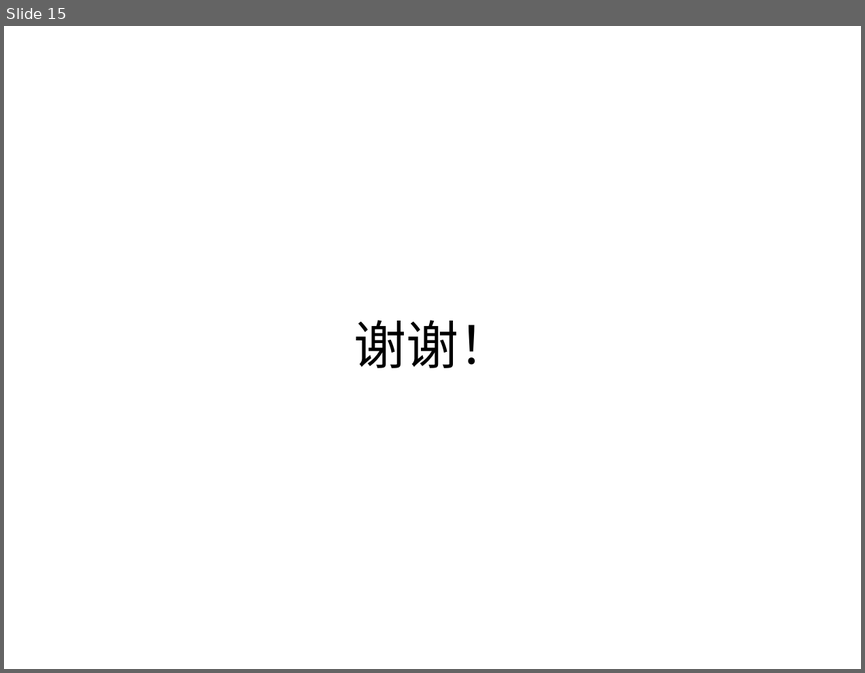
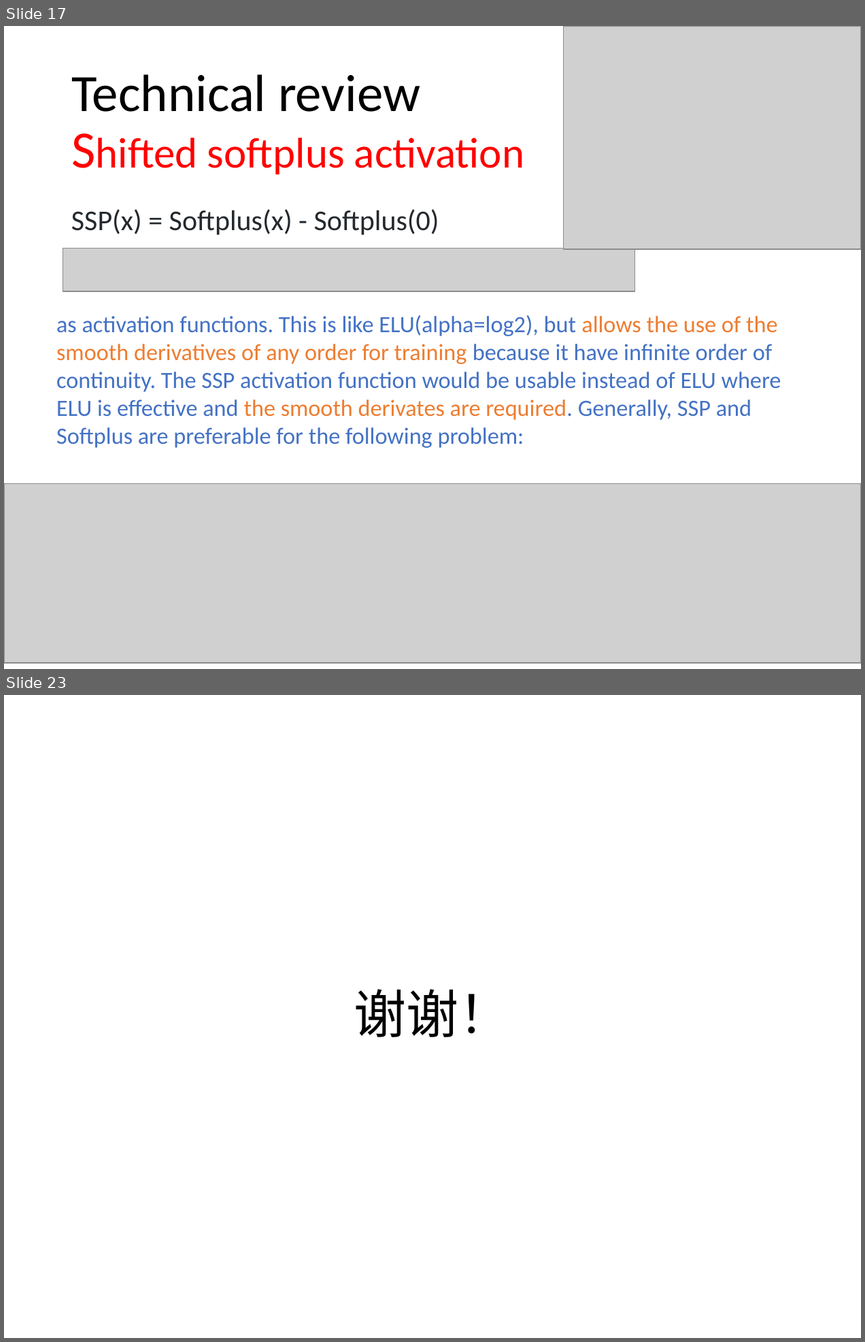
Before and after one commit to jiaweile/discussion-hpc-ai, a slide deck: LearningMaterials/week5/SchNet.pptx. Shown one above the other, each under a label of ours: slide 15 before the commit, slides 17 and 23 after it; the slides between them are not shown. The pictures are 865x673 and 865x1342 pixels, drawn with LibreOffice and Linux fonts; fonts in the diff are those of the drawing; grey boxes stand for pictures. Boxes give left, top, right and bottom in pixels: in the first picture for what was removed or moved away, otherwise in the second. Text is boxed around its words. In the diff, an @@ line names an element or a change of style, - is before the commit and + after.

```diff
--- a/LearningMaterials/week5/SchNet.pptx
+++ b/LearningMaterials/week5/SchNet.pptx
@@ slide 17 added at [4,26,861,669], background #FFFFFF @@
@@ picture added at [564,26,861,249] @@
@@ title added at [71,74,524,174], 36 pt, text #FF0000 @@
+Technical review
+Shifted softplus activation
@@ text added at [71,209,439,235], 24 pt, text #24292E @@
+SSP(x) = Softplus(x) - Softplus(0)
@@ picture added at [63,248,634,292] @@
@@ text added at [56,315,781,448], 19.6 pt, text #4472C4 @@
+as activation functions. This is like ELU(alpha=log2), but allows the use of the smooth derivatives of any order for training because it have infinite order of continuity. The SSP activation function would be usable instead of ELU where ELU is effective and the smooth derivates are required. Generally, SSP and Softplus are preferable for the following problem:
@@ picture added at [4,484,861,662] @@
@@ what was slide 15 is now slide 23 @@
```
Also in this commit, not shown: 12 slides changed, 8 other slides added, 1 slide removed.
